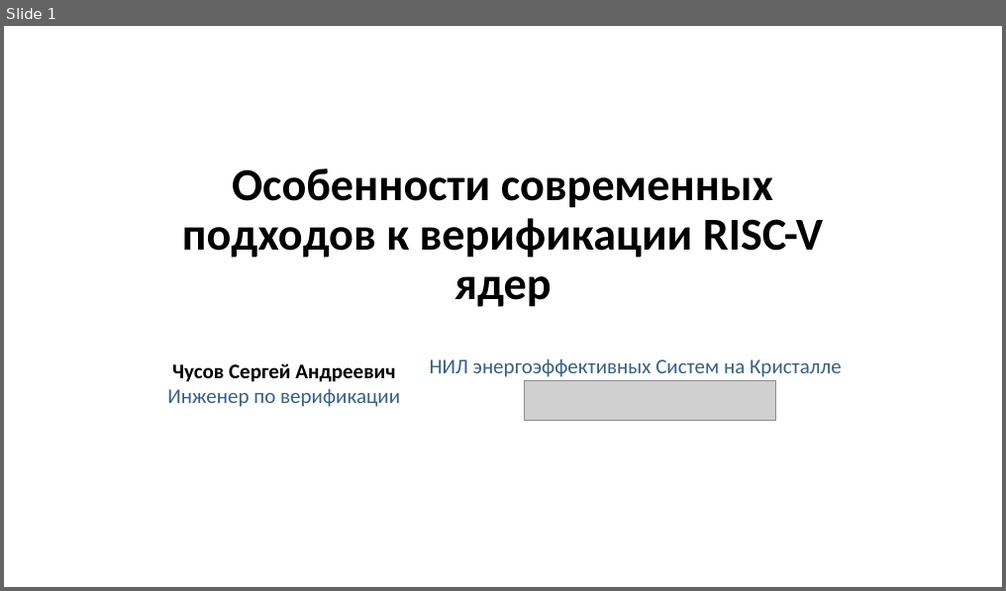
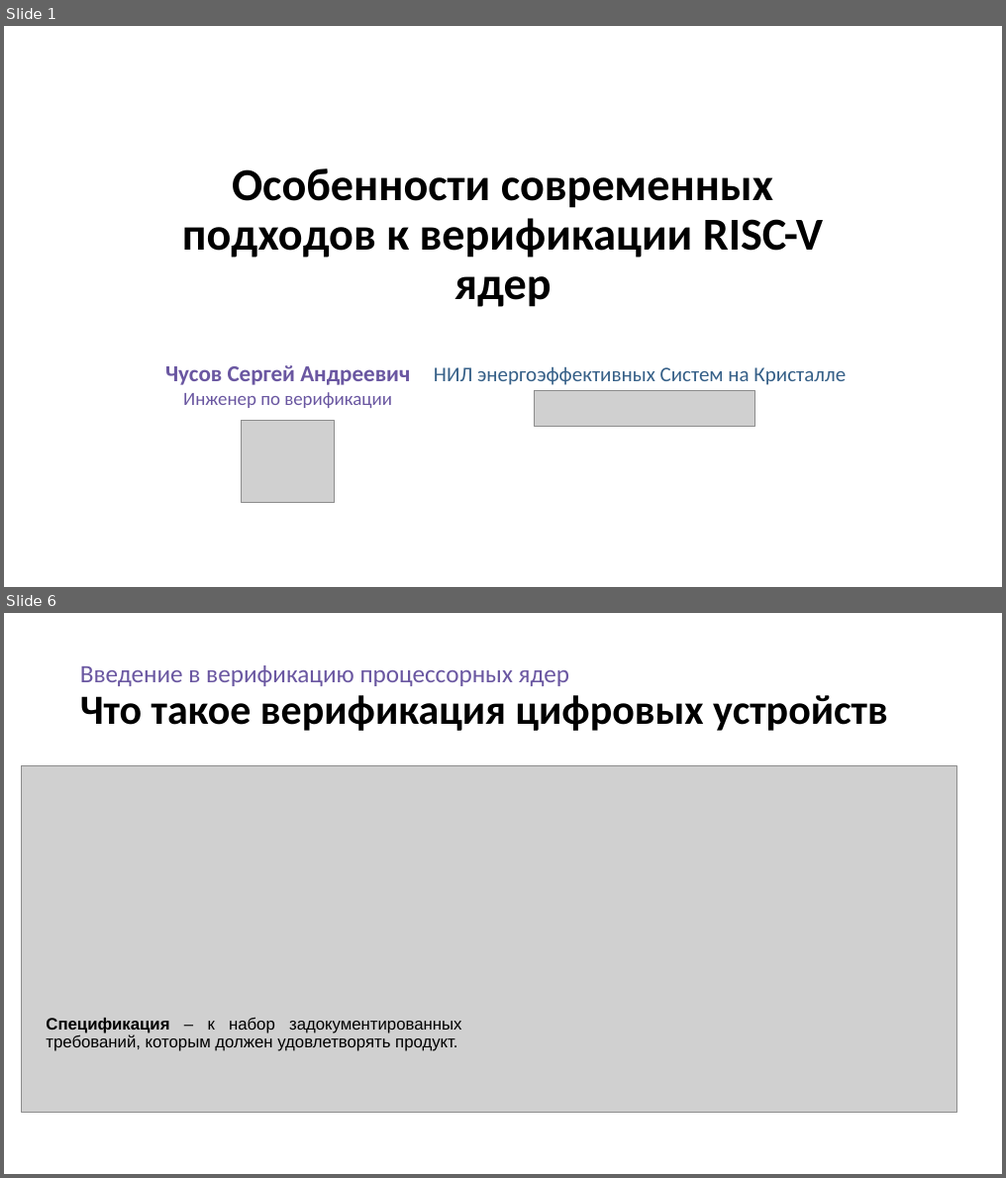
Before and after one commit to serge0699/micro23, a slide deck: present/present.pptx. Shown one above the other, each under a label of ours: slide 1 before the commit, slides 1 and 6 after it; the slides between them are not shown. The pictures are 1006x591 and 1006x1178 pixels, drawn with LibreOffice and Linux fonts; fonts in the diff are those of the drawing; grey boxes stand for pictures. Boxes give left, top, right and bottom in pixels: in the first picture for what was removed or moved away, otherwise in the second. Text is boxed around its words. In the diff, an @@ line names an element or a change of style, - is before the commit and + after.

```diff
--- a/present/present.pptx
+++ b/present/present.pptx
@@ slide 6 added at bbox=[4, 613, 1002, 1174], background #FFFFFF @@
@@ title added at bbox=[80, 665, 888, 731], 24 pt, text #6A57A1 @@
+Введение в верификацию процессорных ядер
+Что такое верификация цифровых устройств
@@ picture added at bbox=[21, 765, 957, 1112] @@
@@ text added at bbox=[46, 1017, 461, 1052], 16 pt, text #000000 @@
+Спецификация – к набор задокументированных
+требований, которым должен удовлетворять продукт.
@@ slide 1 changed as well @@
@@ text "Чусов Сергей Андреевич Инженер по ..." at bbox=[165, 366, 410, 408]: size 20 to 22 pt, text colour #000000 to #6A57A1 in "Чусов Сергей Андреевич"; size 20 to 18 pt, text colour #366088 to #6A57A1 in "Инженер по верификации" @@
@@ text "НИЛ энергоэффективных Систем на Кристалле": place and size @@
-text "НИЛ энергоэффективных Систем на Кристалле" at bbox=[430, 359, 842, 377]
+text "НИЛ энергоэффективных Систем на Кристалле" at bbox=[434, 368, 846, 385]
@@ picture: place and size @@
-picture at bbox=[525, 380, 775, 421]
+picture at bbox=[534, 391, 754, 427]
@@ picture added at bbox=[242, 421, 335, 503] @@
```
Also in this commit, not shown: 5 other slides added, 1 slide removed, 7 other files.
